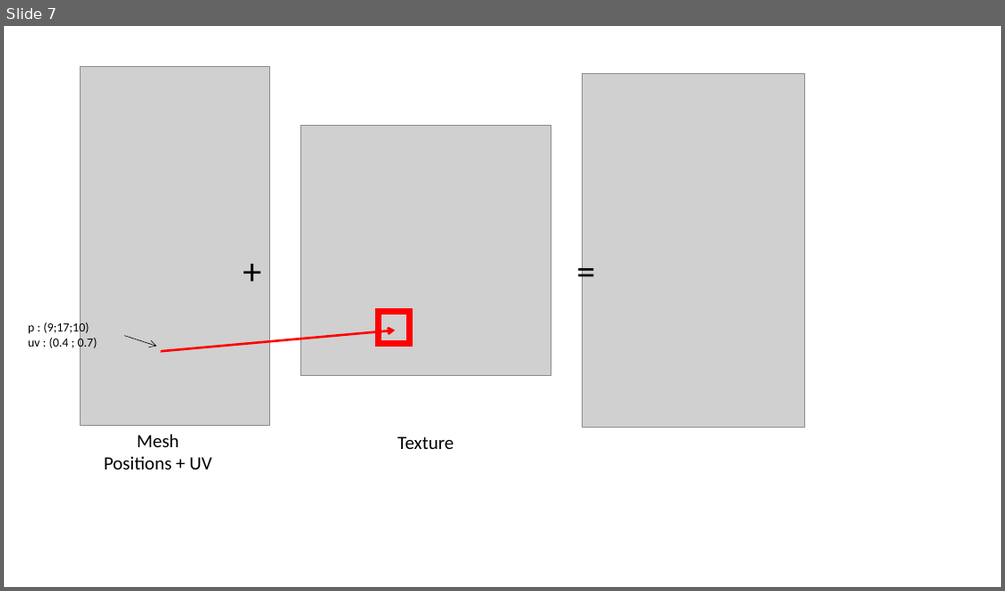
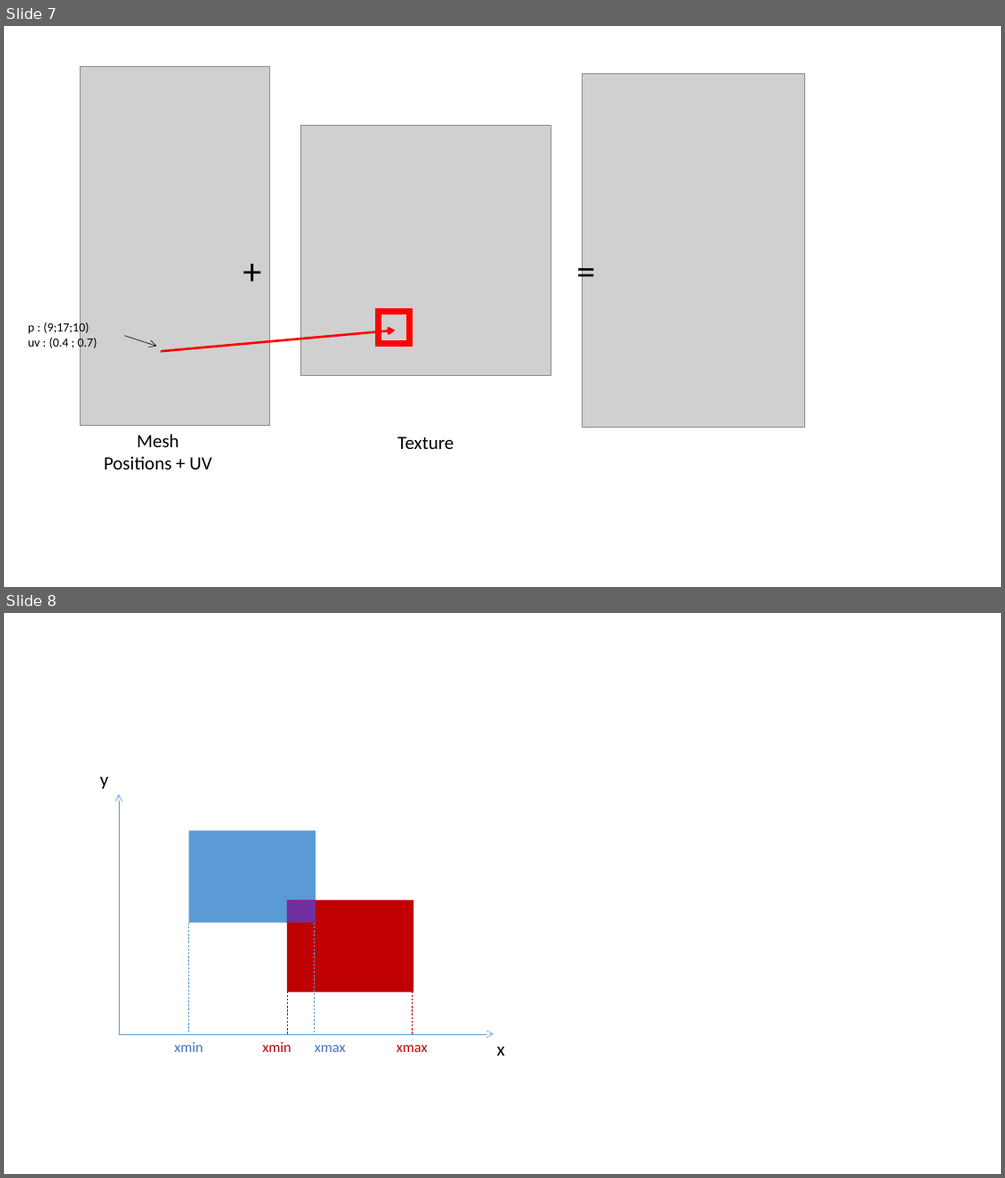
Before and after one commit to GwennaelBuchet/zenibar_webgl, a slide deck: presentation/server/public/assets/Presentation1.pptx. Shown one above the other, each under a label of ours: slide 7 before the commit, slides 7 and 8 after it. The pictures are 1005x591 and 1005x1178 pixels, drawn with LibreOffice and Linux fonts; fonts in the diff are those of the drawing; grey boxes stand for pictures. Boxes give left, top, right and bottom in pixels: in the first picture for what was removed or moved away, otherwise in the second. Text is boxed around its words. In the diff, an @@ line names an element or a change of style, - is before the commit and + after.

Commit message:
Improve slides

```diff
--- a/presentation/server/public/assets/Presentation1.pptx
+++ b/presentation/server/public/assets/Presentation1.pptx
@@ slide 8 added at (4,613,1001,1174), background #FFFFFF @@
@@ text added at (100,777,108,789), 18 pt, text #000000 @@
+y
@@ arrow added from (119, 1034) to (119, 794), #5B9BD5 0.5 pt @@
@@ rectangle added at (189,831,316,923), fill #5B9BD5 @@
@@ rectangle added at (287,900,413,992), fill #C00000 @@
@@ rectangle added at (287,900,316,923), fill #7030A0 @@
@@ line added from (189, 923) to (189, 1034), #5B9BD5 0.5 pt dashed @@
@@ line added from (314, 923) to (314, 1034), #5B9BD5 0.5 pt dashed @@
@@ line added from (288, 990) to (288, 1034), #C00000 0.5 pt dashed @@
@@ line added from (413, 990) to (413, 1034), #C00000 0.5 pt dashed @@
@@ arrow added from (119, 1034) to (494, 1034), #5B9BD5 0.5 pt @@
@@ text added at (174,1042,202,1052), 14 pt, text #4472C4 @@
+xmin
@@ text added at (262,1042,291,1052), 14 pt, text #C00000 @@
+xmin
@@ text added at (315,1045,346,1052), 14 pt, text #4472C4 @@
+xmax
@@ text added at (396,1045,428,1052), 14 pt, text #C00000 @@
+xmax
@@ text added at (497,1046,505,1055), 18 pt, text #000000 @@
+x
```
Also in this commit, not shown: 7 other files.
